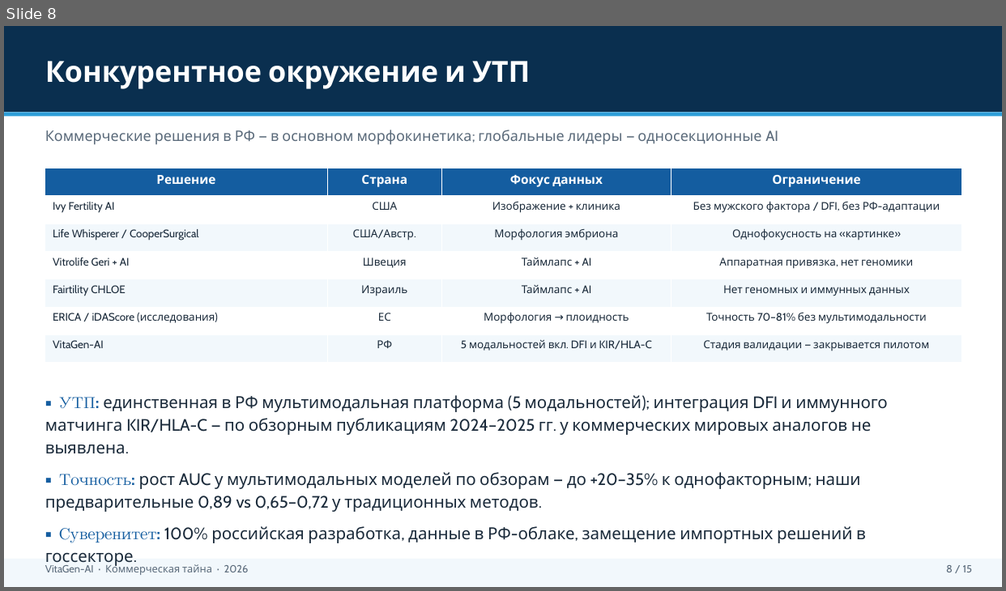
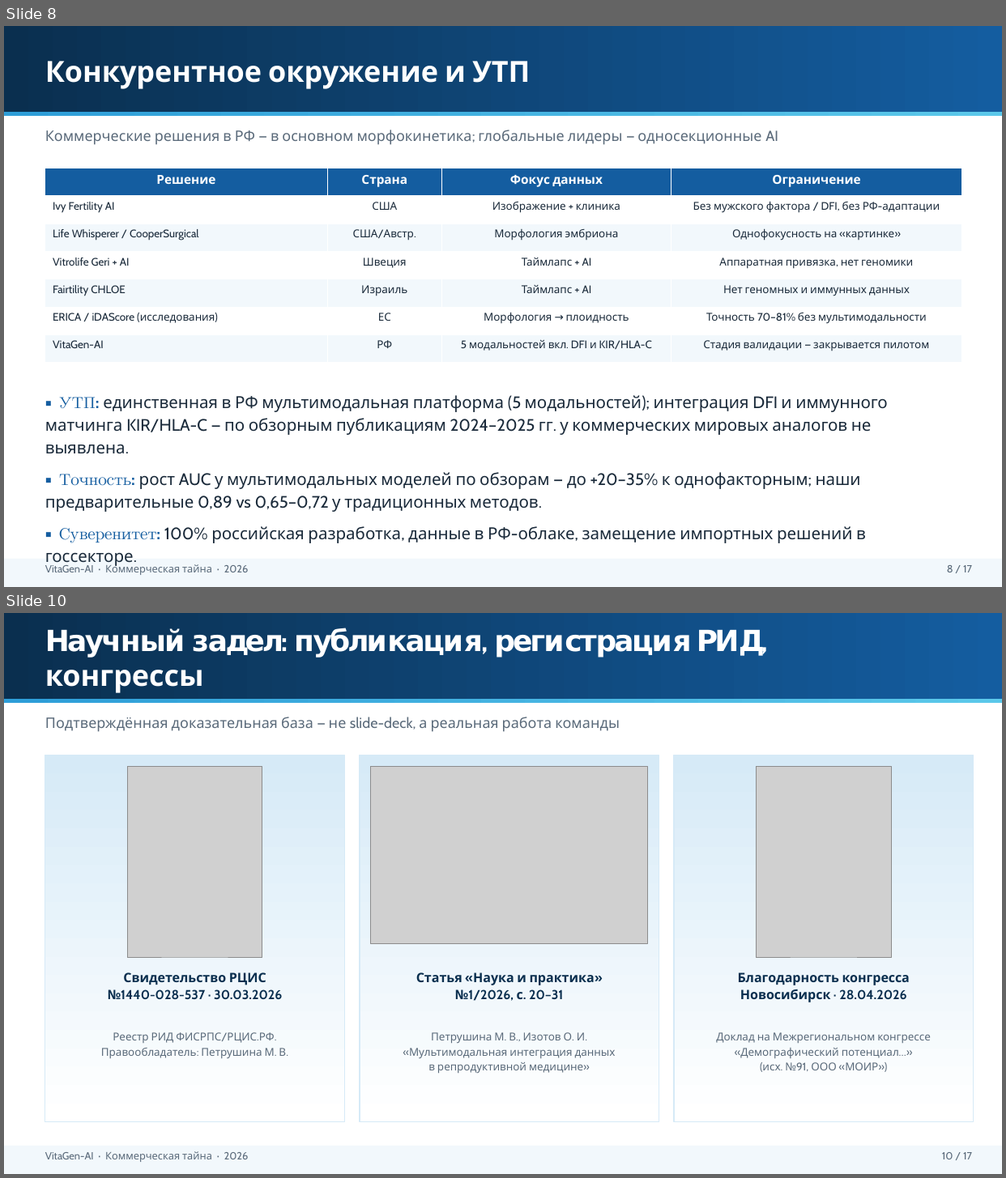
Before and after one commit to Mary-RND/vebinar-ii-analitik-landing, a slide deck: Business plan/Готовые документы/VitaGen_Инвестиционная_презентация.pptx. Shown one above the other, each under a label of ours: slide 8 before the commit, slides 8 and 10 after it; the slides between them are not shown. The pictures are 1006x591 and 1006x1178 pixels, drawn with LibreOffice and Linux fonts; fonts in the diff are those of the drawing; grey boxes stand for pictures. Boxes give left, top, right and bottom in pixels: in the first picture for what was removed or moved away, otherwise in the second. Text is boxed around its words. In the diff, an @@ line names an element or a change of style, - is before the commit and + after.

Commit message:
feat: презентация 17 слайдов — IP-стратегия, научный задел со сканами, команда; БП — депонирование ТЗ/кода

```diff
--- a/Business plan/Готовые документы/VitaGen_Инвестиционная_презентация.pptx
+++ b/Business plan/Готовые документы/VitaGen_Инвестиционная_презентация.pptx
@@ slide 10 added at [4, 613, 1002, 1174], background #FFFFFF @@
@@ rectangle added at [4, 613, 1002, 699], fill gradient #0A2F4F to #145DA0 @@
@@ text added at [45, 628, 765, 693], 28 pt, text #FFFFFF, bold @@
+Научный задел: публикация, регистрация РИД, конгрессы
@@ rectangle added at [4, 699, 1002, 704], fill gradient #2E9ED8 to #5BC8EA @@
@@ text added at [45, 717, 620, 732], 14 pt, text #5A6A7A @@
+Подтверждённая доказательная база — не slide-deck, а реальная работа команды
@@ rectangle added at [45, 756, 345, 1122], fill gradient #FFFFFF to #D6EAF7, outline #D6EAF7 1 pt @@
@@ rectangle added at [360, 756, 659, 1122], fill gradient #FFFFFF to #D6EAF7, outline #D6EAF7 1 pt @@
@@ rectangle added at [674, 756, 974, 1122], fill gradient #FFFFFF to #D6EAF7, outline #D6EAF7 1 pt @@
@@ picture added at [127, 766, 262, 957] @@
@@ picture added at [371, 766, 648, 944] @@
@@ picture added at [756, 766, 891, 957] @@
@@ text added at [121, 973, 282, 999], 12.5 pt, text #0A2F4F, bold @@
+Свидетельство РЦИС
+№1440-028-537 · 30.03.2026
@@ text added at [416, 973, 594, 1001], 12.5 pt, text #0A2F4F, bold @@
+Статья «Наука и практика»
+№1/2026, с. 20–31
@@ text added at [738, 973, 910, 1003], 12.5 pt, text #0A2F4F, bold @@
+Благодарность конгресса
+Новосибирск · 28.04.2026
@@ text added at [101, 1033, 286, 1059], 10.5 pt, text #5A6A7A @@
+Реестр РИД ФИСРПС/РЦИС.РФ.
+Правообладатель: Петрушина М. В.
@@ text added at [409, 1033, 616, 1073], 10.5 pt, text #5A6A7A @@
+Петрушина М. В., Изотов О. И.
+«Мультимодальная интеграция данных
+в репродуктивной медицине»
@@ text added at [716, 1033, 931, 1071], 10.5 pt, text #5A6A7A @@
+Доклад на Межрегиональном конгрессе
+«Демографический потенциал…»
+(исх. №91, ООО «МОИР»)
@@ rectangle added at [4, 1146, 1002, 1174], fill #F2F8FC @@
@@ text added at [45, 1152, 249, 1162], 10 pt, text #5A6A7A @@
+VitaGen-AI · Коммерческая тайна · 2026
@@ text added at [942, 1152, 972, 1160], 10 pt, text #5A6A7A @@
+10 / 17
@@ slide 8 changed as well @@
@@ rectangle at [4, 26, 1002, 112]: fill #0A2F4F to gradient #0A2F4F to #145DA0 @@
@@ rectangle at [4, 112, 1002, 117]: fill #2E9ED8 to gradient #2E9ED8 to #5BC8EA @@
@@ text at [947, 565, 972, 573]: text changed @@
-8 / 15
+8 / 17
```
Also in this commit, not shown: 14 other slides changed, 1 other slide added, 11 other files.
